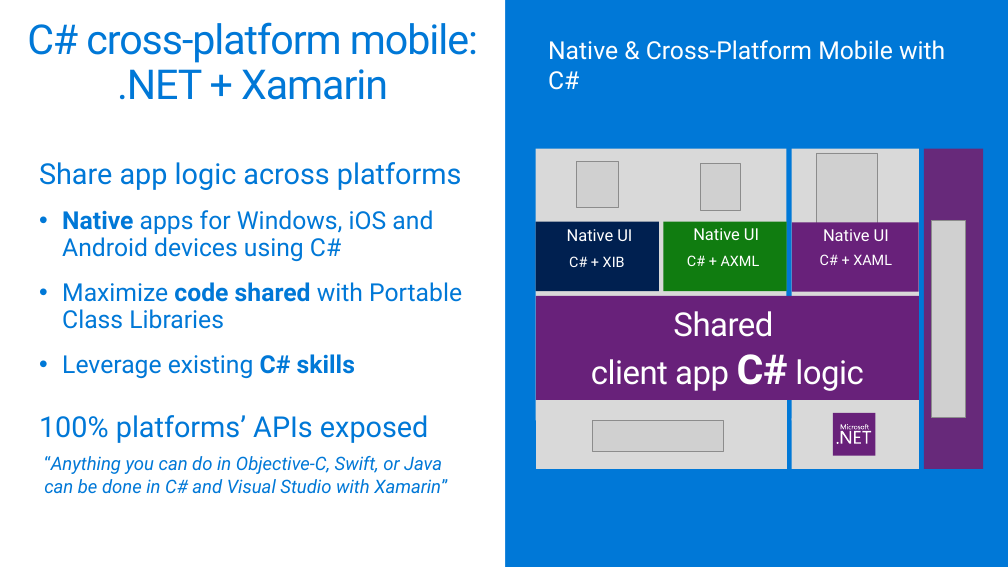
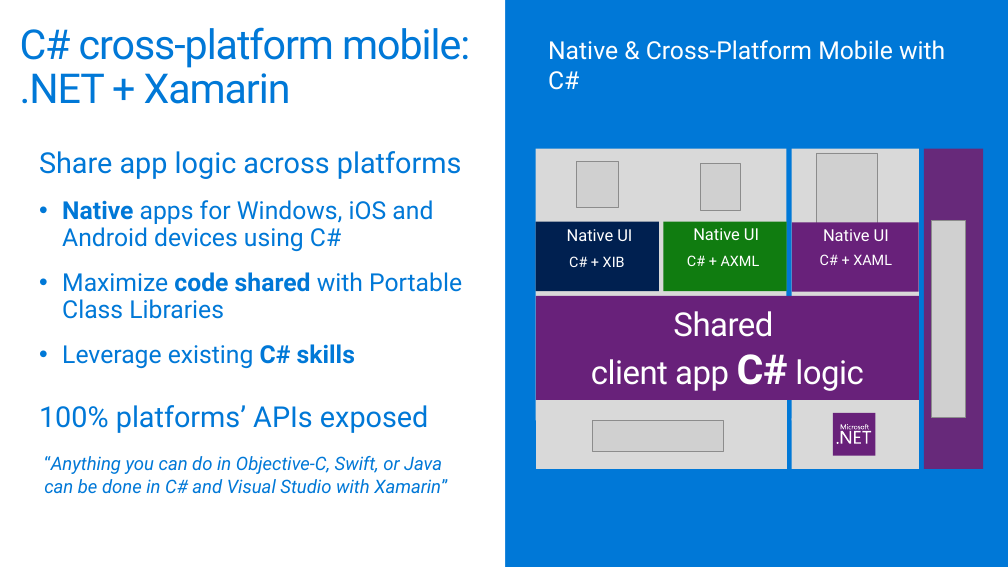
Before and after one commit to sriramdasbalaji/CodeLabs-MobileDevOps, a slide deck: slide 8 of Module1-Xamarin/Slides/Mobile DevOps Module 1.pptx. Drawn at 1008x567 pixels with LibreOffice and Linux fonts; fonts in the diff are those of the drawing; grey boxes stand for pictures. Boxes give left, top, right and bottom in pixels: in the first picture for what was removed or moved away, otherwise in the second. Text is boxed around its words. In the diff, an @@ line names an element or a change of style, - is before the commit and + after.

Commit message:
Updates slide decks for all modules with consistent content formatting and other small tweaks

```diff
--- a/Module1-Xamarin/Slides/Mobile DevOps Module 1.pptx
+++ b/Module1-Xamarin/Slides/Mobile DevOps Module 1.pptx
@@ title "C# cross-platform mobile: .NET + ..." at box(20, 27, 470, 104): alignment centre to left @@
@@ text "Share app logic across platforms": place and size @@
-text "Share app logic across platforms" at box(39, 162, 462, 443)
+text "Share app logic across platforms" at box(39, 151, 462, 433)
```
Also in this commit, not shown: 1 other slide changed, 1 slide added, 2 other files.
